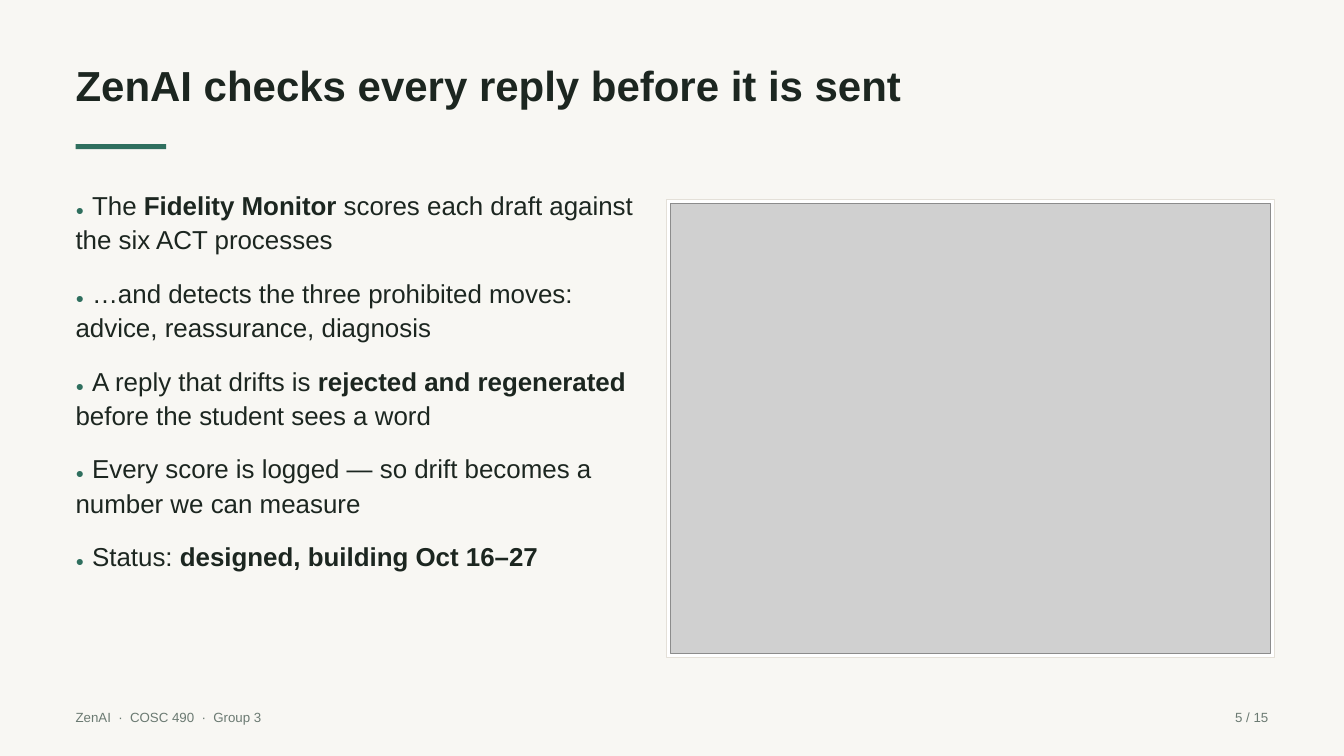
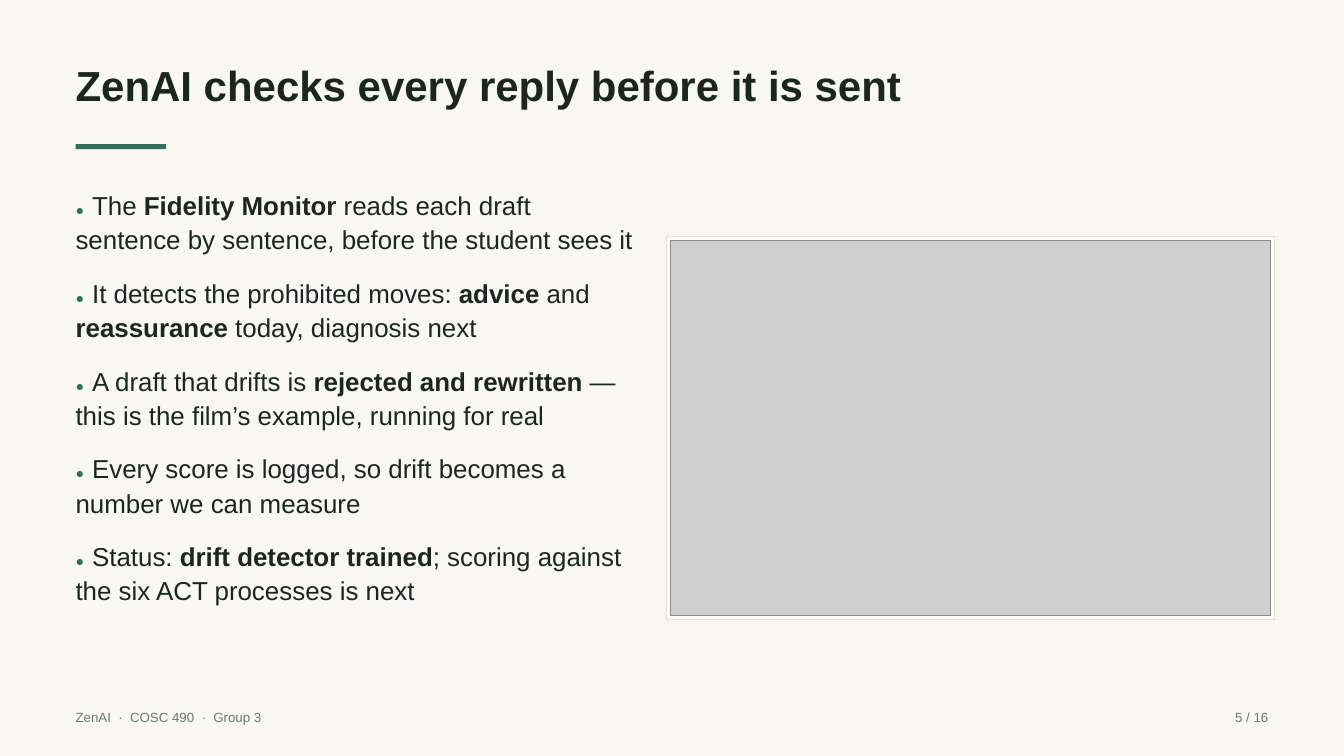
Before and after one commit to Chinonsocheq21/Zenai, a slide deck: slide 5 of presentations/ZenAI-Midterm-Oct15.pptx. Drawn at 1344x756 pixels with LibreOffice and Linux fonts; fonts in the diff are those of the drawing; grey boxes stand for pictures. Boxes give left, top, right and bottom in pixels: in the first picture for what was removed or moved away, otherwise in the second. Text is boxed around its words. In the diff, an @@ line names an element or a change of style, - is before the commit and + after.

Commit message:
Train the Fidelity Monitor's drift detector, and put it in the console
The contribution moves from designed to partly built.

training/train_drift.py trains on ESConv: 18,153 supporter replies from 1,300
emotional-support conversations, each hand-labelled with the strategy it uses.
Two of those strategies are exactly the moves the monitor exists to catch —
"Providing Suggestions" is advice-giving, "Affirmation and Reassurance" is
reassurance.

Split by CONVERSATION, not by reply, so no conversation is in both training
and test. Held-out macro-F1 0.590 against a 0.269 majority baseline; the same
model split by reply would have reported 0.612. We report the honest one.

The monitor scores a draft sentence by sentence and flags a move if any
sentence makes it — a reply like the film's carries two moves in two
sentences, and scored whole they blur below both thresholds. Thresholds were
chosen on held-out conversations and lean toward recall (advice >= 0.40:
recall 0.77; reassurance >= 0.45: recall 0.60), because a false flag costs one
rewrite and a miss puts drift in front of a student.

On the film's own examples: the drifting reply is rejected for advice AND
reassurance, with the sentence carrying each; the in-protocol reply passes; a
plain reflection passes. Diagnosis has no labelled data and is reported as
"not detected yet" rather than as clear.

- POST /fidelity/check, warmed at startup
- console: a Fidelity Monitor tab — paste a draft, see the verdict and the
  sentence that drifted
- tests/test_fidelity.py pins the film's examples (skipped where untrained)
- setup.sh fetches ESConv and trains the detector
- deck: the Fidelity slide shows the real console; a new results slide

```diff
--- a/presentations/ZenAI-Midterm-Oct15.pptx
+++ b/presentations/ZenAI-Midterm-Oct15.pptx
@@ text at <box>76,196,632,606</box>: text changed @@
-● The Fidelity Monitor scores each draft against the six ACT processes
-● …and detects the three prohibited moves: advice, reassurance, diagnosis
-● A reply that drifts is rejected and regenerated before the student sees a word
-● Every score is logged — so drift becomes a number we can measure
-● Status: designed, building Oct 16–27
+● The Fidelity Monitor reads each draft sentence by sentence, before the student sees it
+● It detects the prohibited moves: advice and reassurance today, diagnosis next
+● A draft that drifts is rejected and rewritten — this is the film’s example, running for real
+● Every score is logged, so drift becomes a number we can measure
+● Status: drift detector trained; scoring against the six ACT processes is next
@@ rectangle: place and size @@
-rectangle at <box>666,200,1274,657</box>
+rectangle at <box>666,237,1274,620</box>
@@ picture: place and size @@
-picture at <box>670,204,1270,653</box>
+picture at <box>670,241,1270,616</box>
```
Also in this commit, not shown: 12 other slides changed, 1 slide added, 19 other files.
